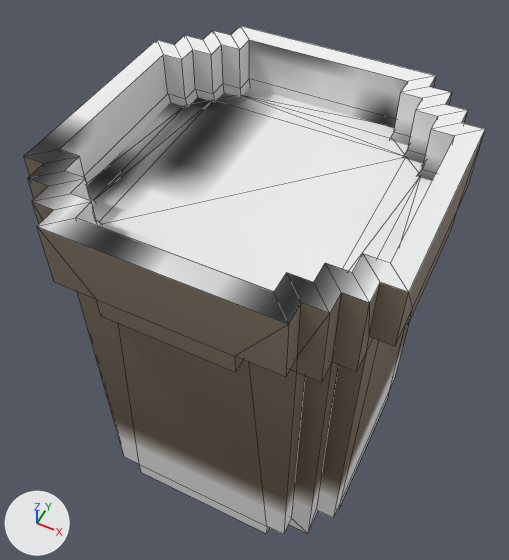
Two versions of the FBX model OperationCoffeeShop/Assets/Art and Design/Models/Food/Sugar_Final.fbx, one commit apart.
One viewpoint serves both versions: a 50 mm lens placed at (0.173, -0.353, 0.701), pointed at (-0.009, 0.011, 0.246). Lighting does not change. The marker at lower left points along +X, +Y and +Z. Mesh edges are drawn as thin lines. Where no turn or scale is listed for an object, it has been applied to the vertices. Vertices at the same position are counted once.

The older version as bpy lines, for what is in view:
```python
me_mesh = bpy.data.meshes.new('Mesh')
me_mesh.from_pydata(...)  # 284 vertices, 290 faces; spans x -0.135..0.135, y -0.135..0.135, z -0.263..0.073
me_mesh.materials.append(mat_mat)
me_mesh_001 = bpy.data.meshes.new('Mesh.001')
me_mesh_001.from_pydata(...)  # 28 vertices, 26 faces; spans x -0.118..0.118, y -0.118..0.118, z 0.073
me_mesh_001.materials.append(mat_mat)
ob_polygon = bpy.data.objects.new('Polygon', me_mesh)
ob_polygon.location = (0.0, 0.0, 0.3292)
ob_top = bpy.data.objects.new('Top', me_mesh_001)
ob_top.location = (0.0, 0.0, 0.2873)
```
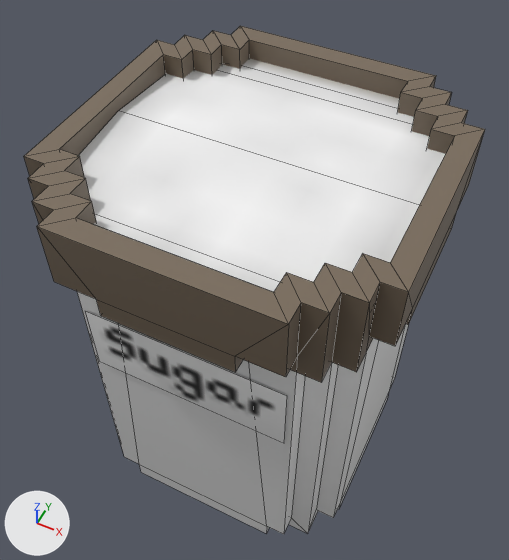
Boxes [x1, y1, x2, y2] around the edits, measured in the pictures (509 x 560 px):
'Polygon', surface changed, reshaped
    both: [24, 26, 485, 534]
'Cubes', added
    after: [78, 58, 445, 292]
'Top', deleted
    before: [87, 88, 432, 292]
part 1 of me_mesh, added
    after: [86, 311, 287, 443]
part 2 of me_mesh, recoloured
    both: [24, 26, 485, 534]

The change, as a diff of the scene's bpy script:
```diff
--- a/OperationCoffeeShop/Assets/Art and Design/Models/Food/Sugar_Final.fbx.py
+++ b/OperationCoffeeShop/Assets/Art and Design/Models/Food/Sugar_Final.fbx.py
@@ img_sugar_png @@
-img_sugar_png = load_image('Sugar.png', 'tex/Sugar.png', 32, 32, 'sRGB')
+img_sugar_png = load_image('Sugar.png', '_unpacked/Sugar.png', 32, 32, 'sRGB')
@@ mat_sugar @@
+mat_sugar = bpy.data.materials.new('Sugar')
+# uses the picture img_sugar_png
@@ me_mesh @@
 # used by ob_polygon; location = (0.0, 0.0, 0.3292)
 # verts and faces of me_mesh; kept vertices keep their numbers, new ones are numbered from 284
-me_mesh.from_pydata(...)  # 284 vertices, 290 faces; spans x -0.135..0.135, y -0.135..0.135, z -0.263..0.073
+me_mesh.from_pydata(...)  # 288 vertices, 291 faces; spans x -0.135..0.135, y -0.135..0.135, z -0.263..0.073
+# me_mesh part 1
+verts[284] = (-0.08, -0.119, -0.084)  # pixel (99, 361)
+verts[285] = (-0.08, -0.119, -0.022)  # pixel (85, 310)
+verts[286] = (0.08, -0.119, -0.084)  # pixel (284, 443)
+verts[287] = (0.08, -0.119, -0.022)  # pixel (287, 395)
+faces += [(284, 286, 287, 285)]
+# me_mesh part 2: 290 faces spanning x -0.135..0.135, y -0.135..0.135, z -0.263..0.073 switch from mat_mat to mat_sugar
@@ me_mesh_001_1 @@
+me_mesh_001_1.from_pydata(...)  # 14 vertices, 6 faces; spans x -0.117..0.117, y -0.12..0.12, z -0.003..0.006
+me_mesh_001_1.materials.append(mat_sugar)
@@ ob_top @@
-ob_top = bpy.data.objects.new('Top', me_mesh_001)
-ob_top.location = (0.0, 0.0, 0.2873)
@@ ob_cubes @@
+ob_cubes = bpy.data.objects.new('Cubes', me_mesh_001_1)
+ob_cubes.location = (0.0, 0.0, 0.3859)
```
